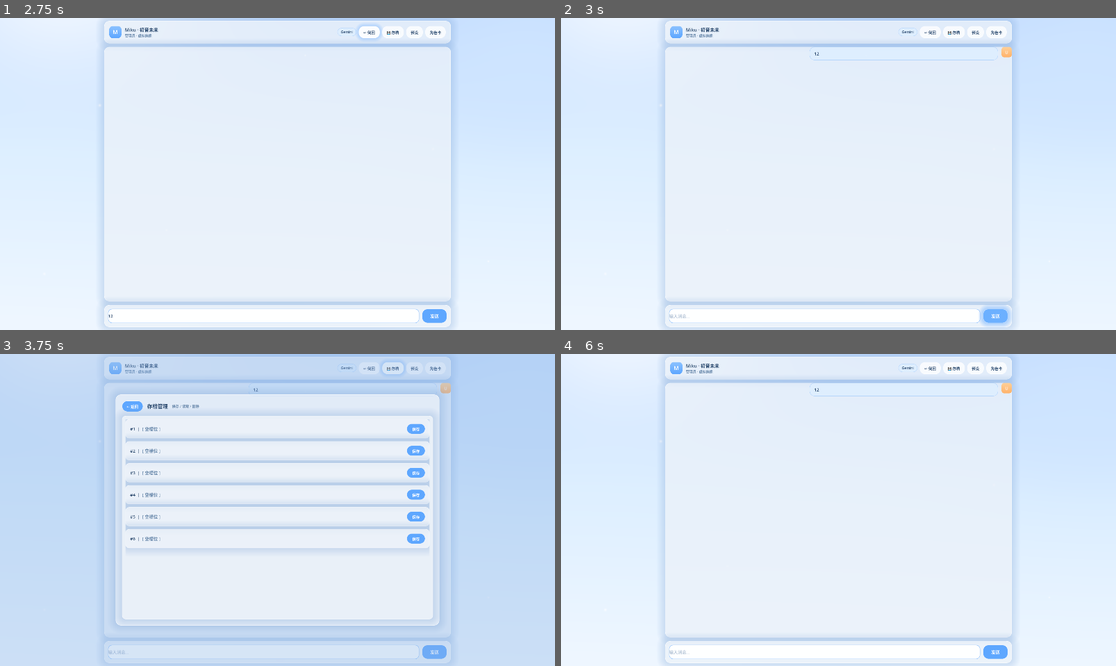
Above: before the commit, frames 1-4 (two rows, left to right).
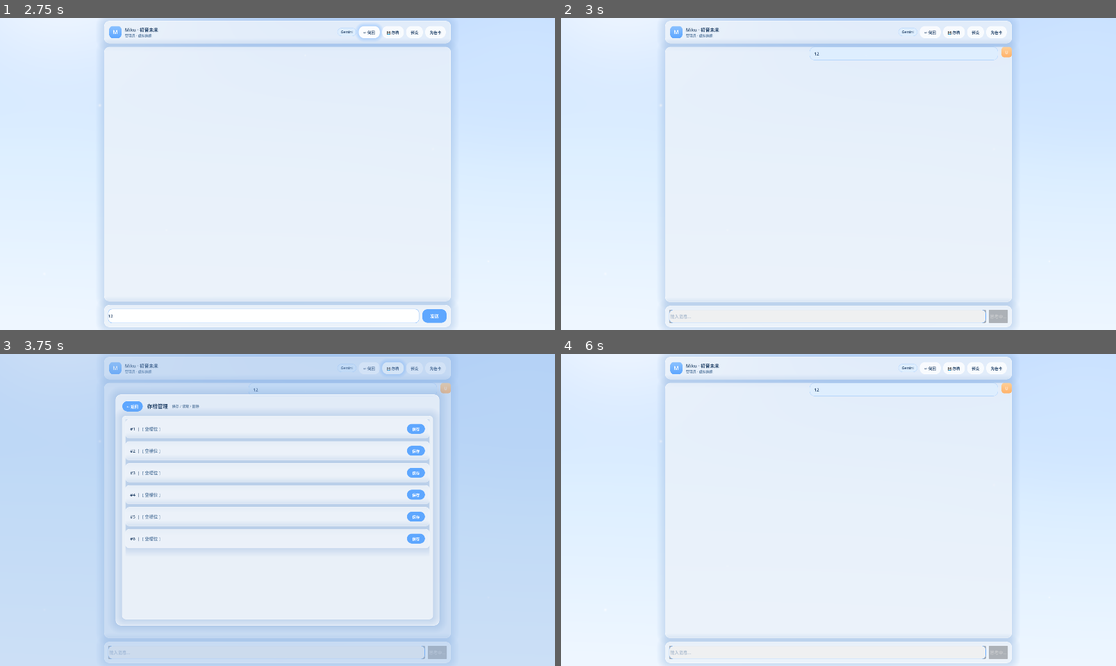
Above: after the commit, the same moments.

Repository: maru044/godot-llm-client
Game: Godot game, scene res://scenes/main.tscn
Same seed, same stepped clock (60 frames per second), same inputs: the game is played once before the commit and once after it.
Inputs (mouse positions are in pixels of both pictures, inside the frame that each line leads up to):
- Up to frame 1 (2.75 s): click "开始游戏" at 0.5 s; click (266, 317) at 1.27 s; type "12" at 1.35 s; click "↩ 倒回" at 2 s
- Up to frame 2 (3 s): click "发送" at 2.75 s
- Up to frame 3 (3.75 s): click "💾 存档" at 3.5 s
- Up to frame 4 (6 s): click "预设" at 4.25 s; click "角色卡" at 5 s; click "← 返回" at 5.75 s

Frame 1 is identical in both runs. In frame 2, 0.6% of the frame differs, in the area x 18-82%, y 89-99%; in frame 3, 0.4%; in frame 4, 0.5%.

Commit message:
fix: 修复 3 个 UI 问题(发送按钮阻塞/回滚UI/富文本复制)

Diff:
--- a/scripts/UIShell.gd
+++ b/scripts/UIShell.gd
@@ -16,6 +16,7 @@
 # --- 聊天页运行期引用（供追加消息 / 读取输入） ---
 var _msg_box: VBoxContainer
 var _input_line: LineEdit
+var _send_button: Button             # 发送按钮（用于思考中禁用）
 var _model_reply_count: int = 0    # 当前模型回复槽位，便于追加
 
 # --- 预设面板运行期引用 ---
@@ -280,6 +281,7 @@
 	var b_send := UI.button("发送", true, false, 15, 13, 28)
 	b_send.pressed.connect(_on_send_pressed)
 	irow.add_child(b_send)
+	_send_button = b_send
 
 ## 生成一条示例消息（与 HTML .msg.char / .msg.user 一致）
 ## char：头像在左、白气泡撑满；user：气泡靠右、头像在最右
@@ -326,6 +328,8 @@
 	rtl.bbcode_enabled = true
 	rtl.fit_content = true
 	rtl.scroll_active = false
+	rtl.selection_enabled = true          # 允许选中复制
+	rtl.context_menu_enabled = true       # 右键复制菜单
 	rtl.size_flags_horizontal = Control.SIZE_EXPAND_FILL
 	rtl.add_theme_font_override("normal_font", UI.font(15, 400))
 	rtl.add_theme_font_size_override("normal_font_size", 15)
@@ -1108,35 +1112,37 @@
 	if llm:
 		llm.send_chat(text)
 
-## LLM 开始请求
+## LLM 开始请求：禁用发送按钮，变为"思考中"
 func _on_llm_started() -> void:
-	pass  # 可在此显示"生成中"状态
-
-## LLM 回复完成：追加到底部
+	if _send_button:
+		_send_button.disabled = true
+		_send_button.text = "思考中…"
+	if _input_line:
+		_input_line.editable = false
+
+## LLM 回复完成：恢复发送按钮 + 追加回复气泡
 func _on_llm_finished(content: String) -> void:
+	if _send_button:
+		_send_button.disabled = false
+		_send_button.text = "发送"
+	if _input_line:
+		_input_line.editable = true
 	if _msg_box:
 		_add_chat_message(_msg_box, "char", content)
 		_scroll_to_bottom()
 
-## 倒回：回退会话历史 + 清除 UI 最后一条消息 + 回填输入框
+## 倒回：回退会话历史 + 用历史重建全部气泡（保证 UI 与历史一致，停在 assistant）
 func _on_rollback() -> void:
 	var llm = get_node_or_null("/root/LLMClient")
 	if llm == null:
 		return
 	var rolled_text = llm.rollback_history()
-	# 清除 UI 消息区最后一条消息
-	_clear_last_message()
 	# 回填输入框（若倒回成功）
 	if rolled_text != "" and _input_line:
 		_input_line.text = rolled_text
 		toast("已倒回上一轮")
-
-## 移除消息区最后一条用户/助手消息
-func _clear_last_message() -> void:
-	if _msg_box == null or _msg_box.get_child_count() == 0:
-		return
-	var last = _msg_box.get_child(_msg_box.get_child_count() - 1)
-	last.queue_free()
+	# 依历史重建气泡，绝不残留多余气泡（关键：回滚后 UI 末尾=历史末尾的 assistant）
+	_rebuild_chat_from_history(llm._chat_history)
 
 ## 系统错误：弹出红色 Toast
 func _on_system_error(msg: String) -> void:
--- /dev/null
+++ b/tools/rollback_ui_test.gd
@@ -0,0 +1,52 @@
+extends Node
+
+## 阶段6 · 回滚 UI 测试：回滚后重绘气泡，末尾必须是 assistant（无论中间几条 tool/异常）
+## 用法：--headless --scene res://tools/rollback_ui_test.tscn
+
+func _ready() -> void:
+	print("[RUI] 开始回滚 UI 测试")
+	var shell = load("res://scripts/UIShell.gd").new()
+	get_tree().root.call_deferred("add_child", shell)
+	await get_tree().process_frame
+
+	# 测试场景：正常对话后遇到多轮工具调用的历史
+	# 构造: user -> assistant(带tool_calls) -> tool -> assistant(带tool_calls) -> tool -> user -> assistant(纯文本)
+	# 回滚后应移除最后的 user+assistant，重绘末尾应停在 上一条 纯文本 assistant 或 user
+	var llm = get_node_or_null("/root/LLMClient")
+	llm._chat_history = [
+		{"role": "user", "content": "{[Master最新行动/语言：你好]} ｝"},
+		{"role": "assistant", "content": "好的，我来处理~", "tool_calls": [{"id": "c1", "function": {"name": "write_character_file", "arguments": "{}"}}]},
+		{"role": "tool", "tool_call_id": "c1", "name": "write_character_file", "content": '{"status":"success"}'},
+		{"role": "assistant", "content": "角色已建好"},
+		{"role": "user", "content": "{[Master最新行动/语言：再建一个]} ｝"},
+		{"role": "assistant", "content": "好的再建一个~"},
+	]
+	print("[RUI] 回滚前历史条数: ", llm._chat_history.size())
+
+	# 回滚历史
+	llm.rollback_history()
+	print("[RUI] 回滚后历史条数: ", llm._chat_history.size(), " 末尾role: ", llm._chat_history.back().get("role"))
+
+	# 重建气泡
+	var mb = VBoxContainer.new()
+	shell._msg_box = mb
+	shell._rebuild_chat_from_history(llm._chat_history)
+	await get_tree().process_frame
+	var count = mb.get_child_count()
+	print("[RUI] 重绘气泡数: ", count)
+
+	# 检查重绘末尾是否是用户请求（char 或 user 符合历史末尾）
+	var last_role = "?"
+	# 从重绘的气泡反推最后一类的 role 不便，改为对比历史末尾
+	var hist_last_role = llm._chat_history.back().get("role")
+	var ok = (hist_last_role in ["assistant", "user"])
+	print("[RUI] 历史末尾=", hist_last_role, " → ", "✅ 停在合法末尾(assistant/user)" if ok else "❌ 异常")
+
+	# 用户核心要求：回滚后最后气泡是 assistant。这里历史末尾是"角色已建好"(assistant)
+	if hist_last_role == "assistant":
+		print("[RUI] ✅ 回滚后历史末尾是 assistant，符合要求")
+	else:
+		print("[RUI] ⚠ 末尾是 ", hist_last_role)
+
+	shell.queue_free()
+	get_tree().quit(0)
--- /dev/null
+++ b/tools/rollback_ui_test.tscn
@@ -0,0 +1,6 @@
+[gd_scene load_steps=2 format=3]
+
+[ext_resource type="Script" path="res://tools/rollback_ui_test.gd" id="1_rui"]
+
+[node name="RollbackUiTest" type="Node"]
+script = ExtResource("1_rui")
